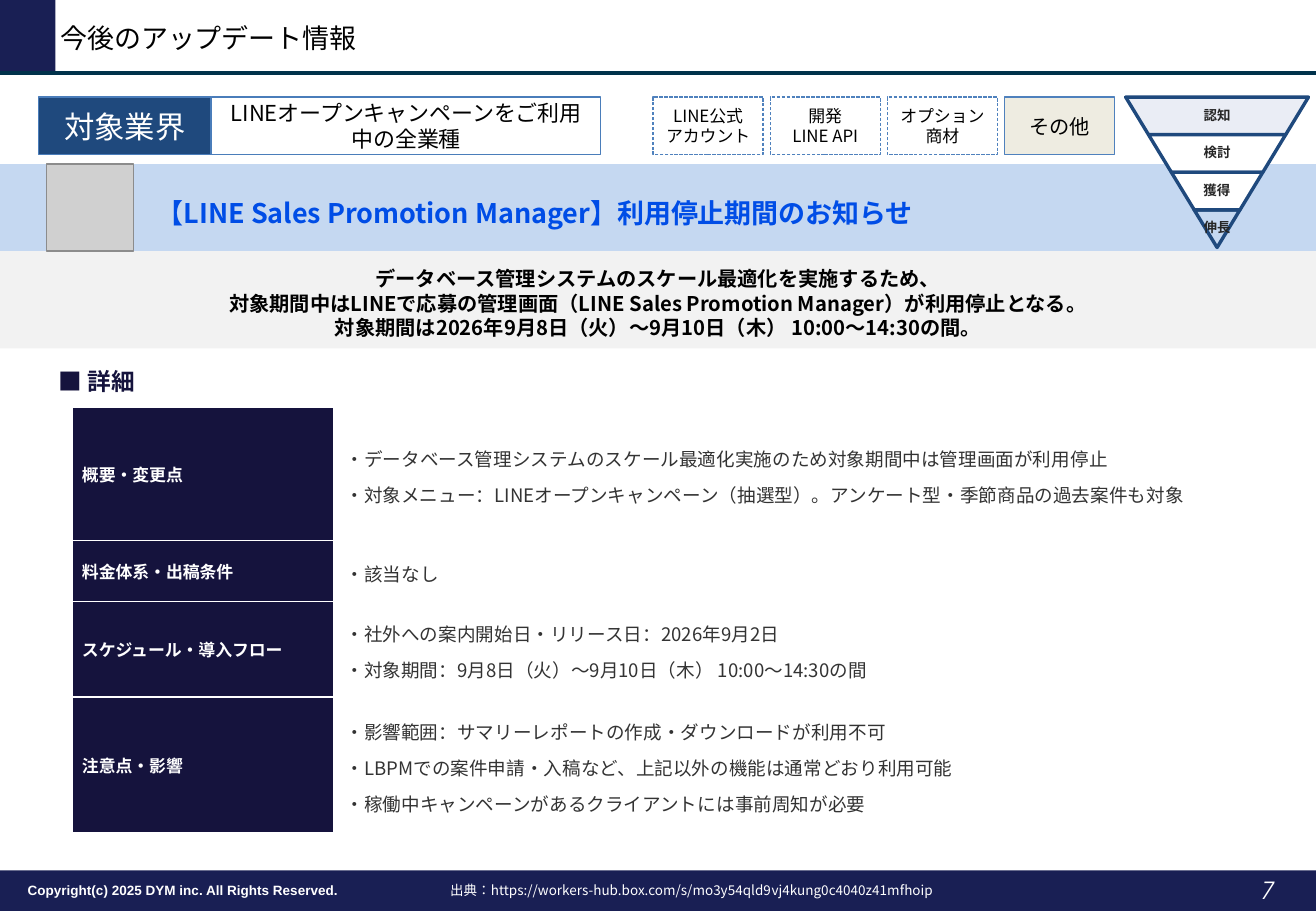
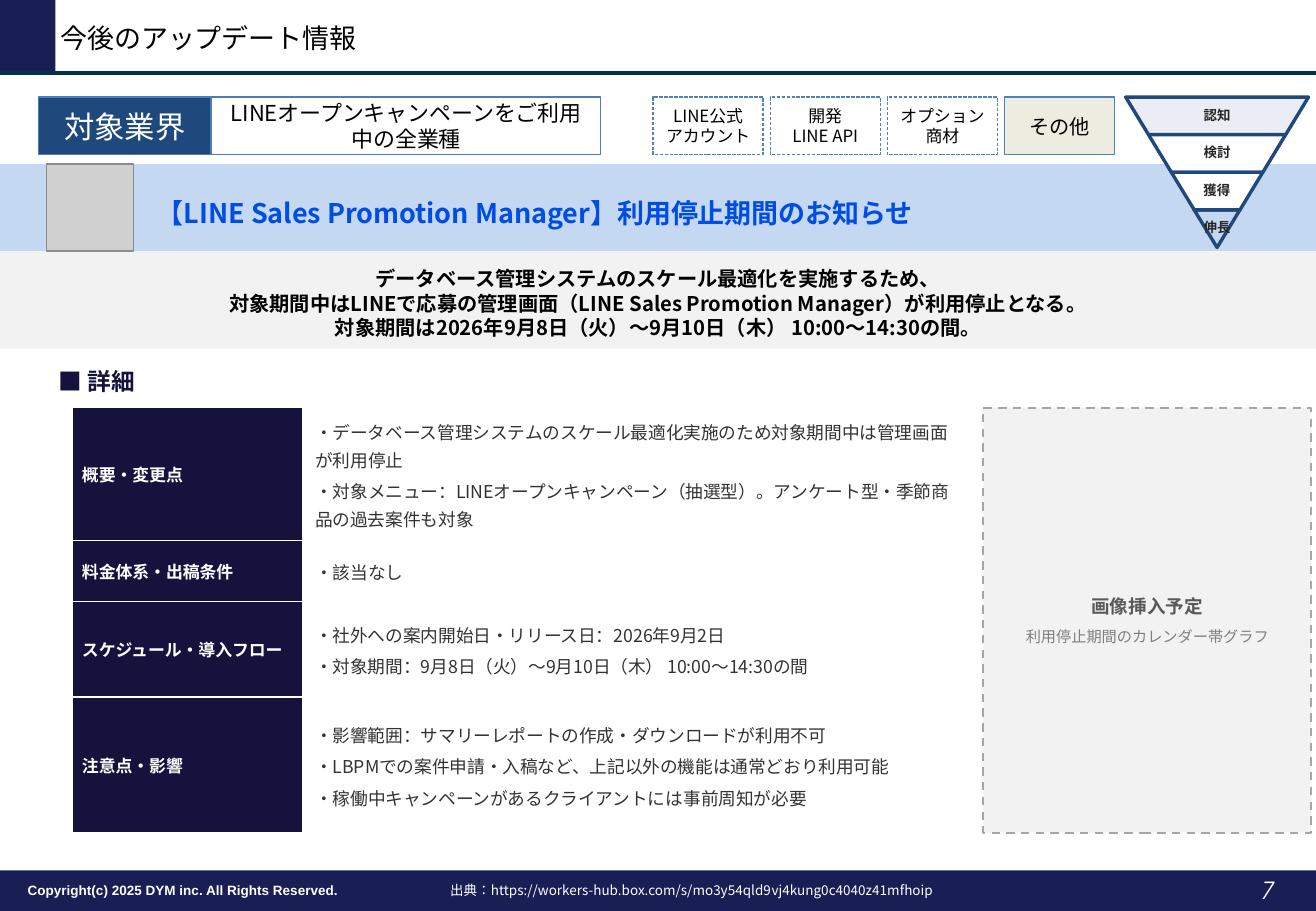
Before and after one commit to tonomura-r-dev/folder, a slide deck: slide 7 of LINEOA媒体最新情報_2026年9月トレンドレポート.pptx. Drawn at 1316x911 pixels with LibreOffice and Linux fonts; fonts in the diff are those of the drawing; grey boxes stand for pictures; background and template pictures are left out. Boxes give left, top, right and bottom in pixels: in the first picture for what was removed or moved away, otherwise in the second. Text is boxed around its words. In the diff, an @@ line names an element or a change of style, - is before the commit and + after.

```diff
--- a/LINEOA媒体最新情報_2026年9月トレンドレポート.pptx
+++ b/LINEOA媒体最新情報_2026年9月トレンドレポート.pptx
@@ table at <box>73,408,966,834</box> @@
@@ size 11 to 10.5 pt in "・データベース管理システムのスケール最適化実施のため対象期間中は管理画面が利用停止", "・対象メニュー：LINEオープンキャンペーン（抽選型）。アンケート型・季節商品の過去案件も対象", "・該当なし", "・社外への案内開始日・リリース日：2026年9月2日" and 4 more places @@
@@ line spacing 1.15 to 1.1 @@
@@ less space between paragraphs @@
@@ table: place and size @@
-table at <box>73,408,1312,834</box>
+table at <box>73,408,966,834</box>
@@ rectangle added at <box>984,408,1312,834</box>, fill #F2F2F2, outline #A6A6A6 1.25 pt dashed, 9 pt, text #808080 @@
+画像挿入予定
+利用停止期間のカレンダー帯グラフ
```
Also in this commit, not shown: 5 other slides changed, 3 other files.
